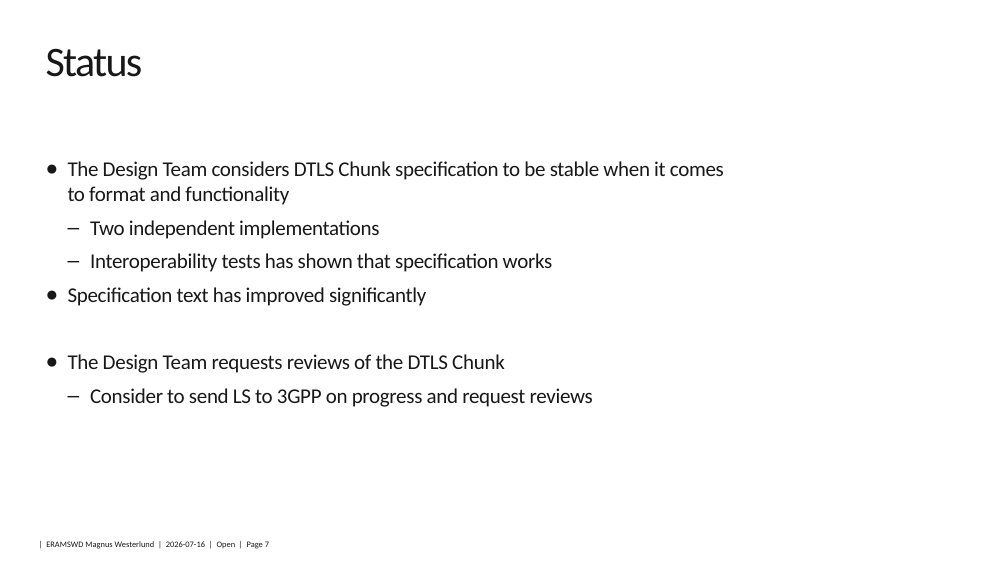
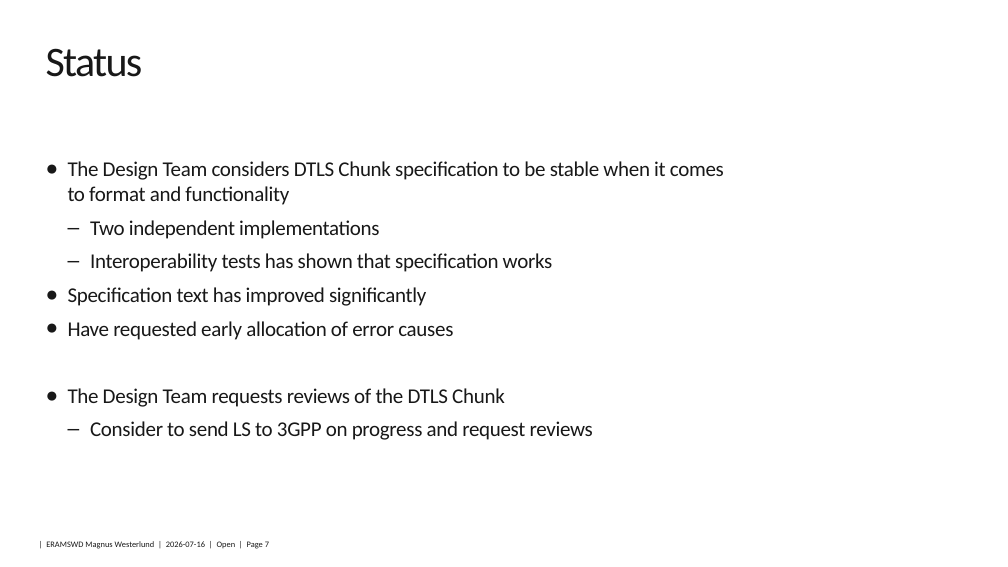
Before and after one commit to gloinul/draft-westerlund-tsvwg-sctp-dtls-chunk, a slide deck: slide 7 of IETF-126-TSVWG-SCTP-DTLS-Chunk.pptx. Drawn at 1008x567 pixels with LibreOffice and Linux fonts; fonts in the diff are those of the drawing; background and template pictures are left out. Boxes give left, top, right and bottom in pixels: in the first picture for what was removed or moved away, otherwise in the second. Text is boxed around its words. In the diff, an @@ line names an element or a change of style, - is before the commit and + after.

Commit message:
Possibly some edits to reflect submitted version.

```diff
--- a/IETF-126-TSVWG-SCTP-DTLS-Chunk.pptx
+++ b/IETF-126-TSVWG-SCTP-DTLS-Chunk.pptx
@@ text at (68, 321, 453, 340): paragraph added @@
+● Have requested early allocation of error causes
```
